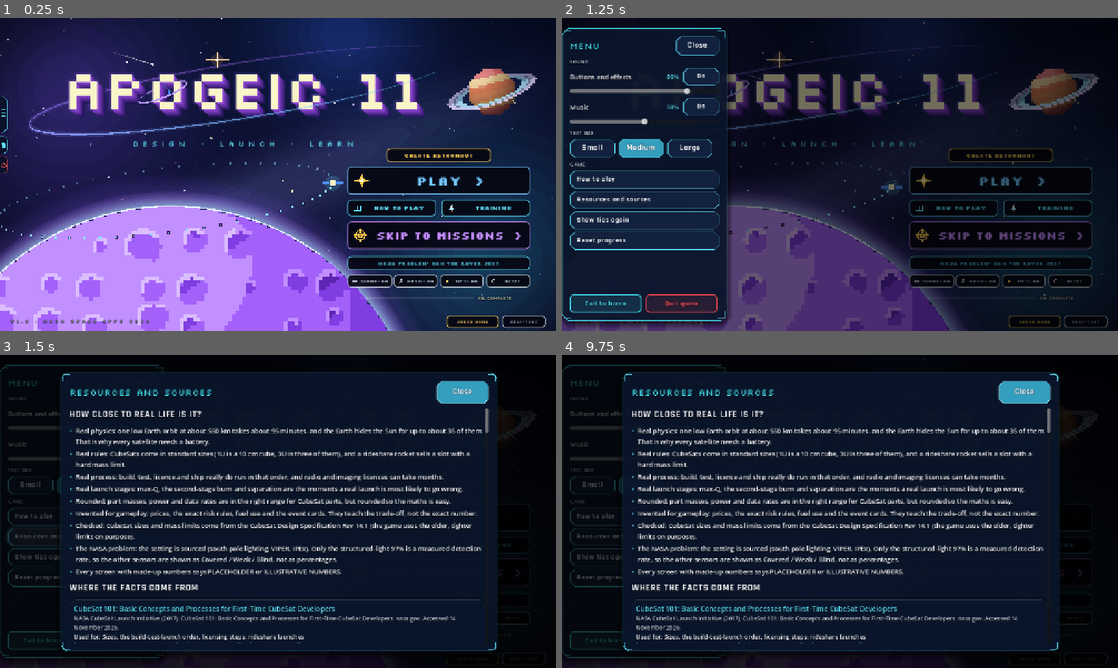
Above: before the commit, frames 1-4 (two rows, left to right).
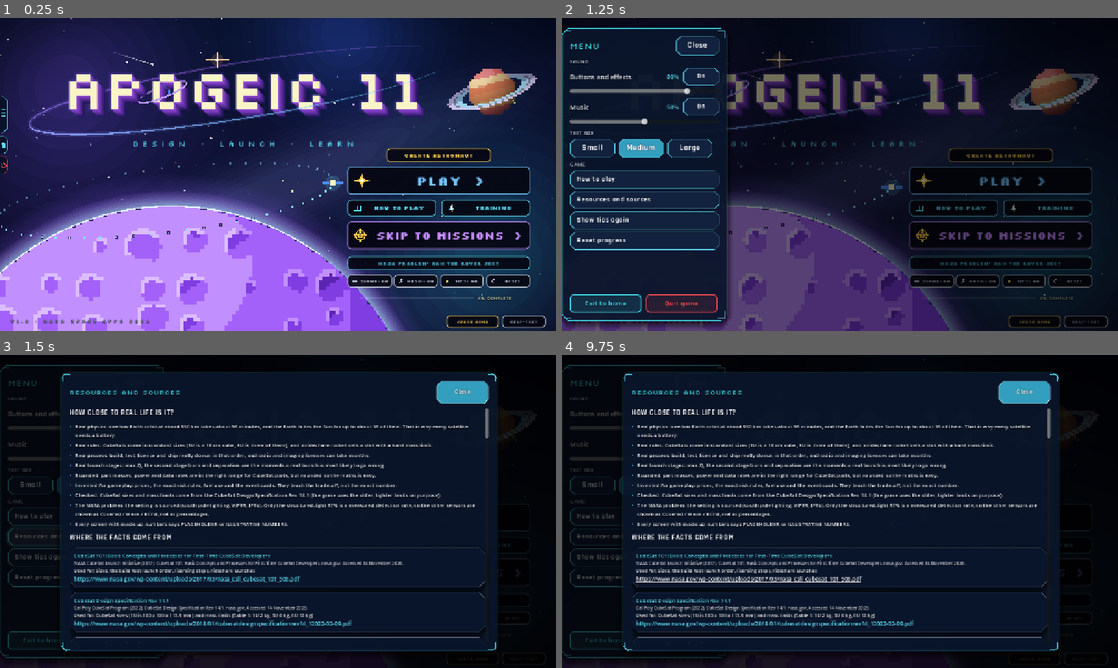
Above: after the commit, the same moments.

Repository: a77chand/apogeic
Game: Godot game, scene res://scenes/main.tscn
Two runs of this game, one before a commit and one after it. Both use one fixed random seed, a clock stepped at 60 frames per second and the inputs below.
Inputs (mouse positions are in pixels of both pictures, inside the frame that each line leads up to):
- Up to frame 1 (0.25 s): no input
- Up to frame 2 (1.25 s): click (567, 115) at 0.5 s
- Up to frame 3 (1.5 s): click "Resources and sources" at 1.25 s
- Up to frame 4 (9.75 s): click "Show tips again" at 2 s; click "Show tips again" at 2.75 s; click "Show tips again" at 3.5 s; click (567, 483) at 4.25 s; click "On" at 5 s; click "On" at 5.75 s; click "Small" at 6.5 s; click "Medium" at 7.25 s; click "Large" at 8 s; click "How to play" at 8.75 s; click "Reset progress" at 9.5 s

Frames 1-2 are identical in both runs. In frame 3, 16% of the frame differs, in the area x 12-88%, y 10-93%; in frame 4, 16%.

Commit message:
afdagndshg

Diff:
--- a/data/level1.json
+++ b/data/level1.json
@@ -33,10 +33,24 @@
     "medium_max_fraction": 0.9
   },
   "craft_values": {
-    "_note": "Earth Imager only: mass limit and most power the craft can make, per size, from the team's values sheet (Values.pdf). Data rate (19.6 / 125 / 125 kbps) is recorded but not used yet.",
-    "1u": {"mass_kg": 1.33, "power_w": 2.5, "data_kbps": 19.6},
-    "3u": {"mass_kg": 4.0, "power_w": 20.0, "data_kbps": 125.0},
-    "6u": {"mass_kg": 8.0, "power_w": 57.6, "data_kbps": 125.0}
+    "_note": "Earth Imager only, per CubeSat size. mass_kg, power_w (most power the craft can make) and data_kbps come from the team values sheet (Values.pdf); the weekly data goal scales with data_kbps. bus_power_w (1U) and budget_k (6U) are game placeholders so every size has a 3-star design.",
+    "1u": {
+      "mass_kg": 1.33,
+      "power_w": 2.5,
+      "data_kbps": 19.6,
+      "bus_power_w": 0.25
+    },
+    "3u": {
+      "mass_kg": 4.0,
+      "power_w": 20.0,
+      "data_kbps": 125.0
+    },
+    "6u": {
+      "mass_kg": 8.0,
+      "power_w": 57.6,
+      "data_kbps": 125.0,
+      "budget_k": 1300
+    }
   },
   "limits": {
     "mass_kg": 4.0,
@@ -187,7 +201,7 @@
   "concept_chips": [
     {
       "group": "Spacecraft",
-      "label": "Earth-observing satellite (about 816 kg)",
+      "label": "Imaging CubeSat (inspired by Landsat 1)",
       "state": "chosen",
       "why": ""
     },
@@ -240,10 +254,14 @@
     "ground2",
     "shielding"
   ],
-  "craft_kind": "satellite",
-  "craft_sizes": [],
+  "craft_kind": "cubesat",
+  "craft_sizes": [
+    "1u",
+    "3u",
+    "6u"
+  ],
   "satellite_class": {
-    "name": "Earth-observing satellite",
-    "real_mass": "about 816 kg"
+    "name": "Imaging CubeSat (inspired by Landsat 1)",
+    "real_mass": "1U, 3U or 6U"
   }
 }
--- a/scripts/core/craft.gd
+++ b/scripts/core/craft.gd
@@ -84,7 +84,35 @@
 		ops["goal_mb"] = snappedf(float(ops.get("goal_mb", 0.0)) * scale, 0.1)
 		ops["storage_mb"] = snappedf(float(ops.get("storage_mb", 0.0)) * scale, 0.1)
 		bus["power_use_w"] = float(bus.get("power_use_w", 0.0)) * scale
+	_apply_own_values(out, level, own)
 	return out
+
+
+## A mission's own numbers for this size (data/level1.json "craft_values"), applied last:
+##   bus_power_w  what the bare satellite uses
+##   budget_k     the money for this size
+##   data_kbps    how fast this size can send, compared with the 3U's: the weekly data goal
+##                scales with it (a 1U radio is far slower, so it is asked for less)
+static func _apply_own_values(out: Dictionary, level: Dictionary, own: Dictionary) -> void:
+	if own.is_empty():
+		return
+	if own.has("bus_power_w"):
+		(out["bus"] as Dictionary)["power_use_w"] = float(own["bus_power_w"])
+	if own.has("budget_k"):
+		(out["limits"] as Dictionary)["budget_k"] = float(own["budget_k"])
+	var base_kbps: float = float(((level.get("craft_values", {}) as Dictionary).get(BASE_ID, {}) as Dictionary).get("data_kbps", 0.0))
+	if own.has("data_kbps") and base_kbps > 0.0:
+		var k: float = float(own["data_kbps"]) / base_kbps
+		var base_ops: Dictionary = level.get("ops", {})
+		(out["ops"] as Dictionary)["goal_mb"] = snappedf(float(base_ops.get("goal_mb", 0.0)) * k, 0.1)
+		var base_reqs: Array = level.get("requirements", [])
+		var reqs: Array = out.get("requirements", [])
+		for i in range(reqs.size()):
+			var r: Dictionary = reqs[i]
+			if str(r.get("kind", "")) == "delivered_min":
+				var t: float = snappedf(float((base_reqs[i] as Dictionary).get("target", 0.0)) * k, 0.1)
+				r["target"] = t
+				r["text"] = "Deliver at least %s MB of %s per week" % [_clean(t), str(level.get("data_noun", "data"))]
 
 
 ## How much bigger or smaller than the 3U base this craft is (its mass limit over the base
--- a/scripts/screens/workshop.gd
+++ b/scripts/screens/workshop.gd
@@ -222,6 +222,9 @@
 		var part: Dictionary = GameState.parts[key]
 		var card: PanelContainer = PartCard.new()
 		card.call("setup", part)
+		# the tray is one row of fixed height: keep each card's text inside it at any text size
+		card.custom_minimum_size = Vector2(card.custom_minimum_size.x, 104.0)
+		card.ready.connect(UI.keep_text_inside.bind(card))
 		card.connect("clicked", _on_fit_any)
 		card.connect("hovered", _on_card_hover)
 		card.connect("unhovered", _rest_tip)
@@ -641,10 +644,11 @@
 
 ## Back to the briefing. This round's parts are lost, so ask first.
 func _on_back() -> void:
-	Confirm.ask(self, "Go back?", "Progress will be lost for this round. Do you still want to go back?", "Yes", _do_back)
+	Confirm.ask(self, "Go back?", "Progress will be lost for this round, and leaving in the middle of a mission costs 1 life (you have %d). Do you still want to go back?" % GameState.lives, "Yes (-1 life)", _do_back)
 
 
 func _do_back() -> void:
 	GameState.remember_design()   # "Bring back my last parts" can still fetch them
+	GameState.abandon_mission()   # leaving part-way costs a life, as in the menu
 	GameState.reset_mission()
 	GameState.go("briefing")
--- a/scripts/ui/film.gd
+++ b/scripts/ui/film.gd
@@ -234,7 +234,7 @@
 		var tw: float = small.get_string_size(text, HORIZONTAL_ALIGNMENT_LEFT, -1, 18).x
 		_c.draw_string(small, Vector2(mid.x - tw * 0.5, mid.y + 38.0), text, HORIZONTAL_ALIGNMENT_LEFT, -1, 18, Color(color, k))
 		return
-	var font: Font = UI.pixel_font()
+	var font: Font = UI.display_font()
 	var fs: int = 44
 	var w: float = font.get_string_size(text, HORIZONTAL_ALIGNMENT_LEFT, -1, fs).x
 	while w > SCREEN.size.x - 80.0 and fs > 16:
@@ -363,7 +363,7 @@
 		var k: float = clampf((_t - 4.0) * 4.0, 0.0, 1.0)
 		_c.draw_set_transform(r.get_center() + Vector2(0, 30), -0.25, Vector2.ONE * lerpf(2.0, 1.0, k))
 		_c.draw_rect(Rect2(-190, -40, 380, 80), Color(UI.C_RED, 0.9 * k), false, 6.0)
-		_c.draw_string(UI.pixel_font(), Vector2(-170, 18), "CANCELLED", HORIZONTAL_ALIGNMENT_LEFT, -1, 50, Color(UI.C_RED, k))
+		_c.draw_string(UI.display_font(), Vector2(-170, 18), "CANCELLED", HORIZONTAL_ALIGNMENT_LEFT, -1, 50, Color(UI.C_RED, k))
 		_c.draw_set_transform(Vector2.ZERO)
 
 
--- a/scripts/ui/sprites.gd
+++ b/scripts/ui/sprites.gd
@@ -169,6 +169,13 @@
 func _earth(c: Vector2, r: float) -> void:
 	for i in range(6):  # soft atmosphere glow
 		draw_circle(c, r * (1.16 - 0.025 * float(i)), Color(0.35, 0.65, 1.0, 0.045 + 0.012 * float(i)))
+	# the team's Earth drawing, when it is there
+	var tex: Texture2D = _art("res://art/backgrounds/earth_dark.png")
+	if tex != null:
+		var k: float = (r * 2.0) / float(maxi(tex.get_width(), tex.get_height()))
+		var sz: Vector2 = Vector2(tex.get_width(), tex.get_height()) * k
+		draw_texture_rect(tex, Rect2(c - sz * 0.5, sz), false)
+		return
 	draw_circle(c, r, OCEAN)
 	var land: Array = [
 		[Vector2(-0.55, -0.25), Vector2(-0.30, -0.50), Vector2(-0.05, -0.40), Vector2(-0.12, -0.15), Vector2(-0.30, 0.05), Vector2(-0.50, 0.00)],
--- a/scripts/ui/ui.gd
+++ b/scripts/ui/ui.gd
@@ -451,7 +451,56 @@
 	p.add_theme_stylebox_override("panel", sb)
 	if margin >= 12.0:
 		p.draw.connect(_brackets.bind(p))
+	p.ready.connect(keep_text_inside.bind(p))
 	return p
+
+
+## A fixed-size panel whose text no longer fits (large text size, or a long line that wraps)
+## would spill over the panel's edge. This shrinks the text inside it one step at a time until
+## it fits, never below MIN_FIT_SCALE of its size. Panels without a fixed height are left alone.
+const MIN_FIT_SCALE: float = 0.78
+
+
+static func keep_text_inside(p: Control) -> void:
+	for attempt in range(12):
+		await p.get_tree().process_frame
+		if not is_instance_valid(p) or not p.is_inside_tree():
+			return
+		var want: float = p.custom_minimum_size.y
+		if want <= 0.0:
+			return   # this panel grows with its content, so nothing can spill
+		var need: float = 0.0
+		for c in p.get_children():
+			if c is Control and (c as Control).visible:
+				need = maxf(need, (c as Control).get_combined_minimum_size().y)
+		var sb: StyleBox = p.get_theme_stylebox("panel")
+		if sb != null:
+			need += sb.get_minimum_size().y
+		if need <= want + 0.5:
+			if p.size.y > want + 0.5:
+				p.size = Vector2(p.size.x, want)
+			return
+		if not _shrink_text(p):
+			return   # everything is already as small as allowed
+
+
+## Makes every label and button text under the node one pixel smaller (down to MIN_FIT_SCALE of its
+## first size). Returns false when nothing could shrink any more.
+static func _shrink_text(n: Node) -> bool:
+	var changed: bool = false
+	for c in n.get_children():
+		if c is Label or c is Button:
+			var ctl: Control = c
+			var now: int = ctl.get_theme_font_size("font_size")
+			if not ctl.has_meta("fit_base"):
+				ctl.set_meta("fit_base", now)
+			var floor_size: int = maxi(9, int(round(float(ctl.get_meta("fit_base")) * MIN_FIT_SCALE)))
+			if now > floor_size:
+				ctl.add_theme_font_size_override("font_size", now - 1)
+				changed = true
+		if _shrink_text(c):
+			changed = true
+	return changed
 
 
 ## A sci-fi panel: cut corners, a soft neon edge, a few circuit-style details (a tab on
@@ -466,6 +515,7 @@
 	sb.content_margin_bottom = margin
 	p.add_theme_stylebox_override("panel", sb)
 	p.draw.connect(_neon.bind(p, color))
+	p.ready.connect(keep_text_inside.bind(p))
 	return p
 
 
--- a/tests/mission_check.gd
+++ b/tests/mission_check.gd
@@ -1,6 +1,7 @@
 ## Checks every mission, for every craft size it offers:
 ##   1. some set of the parts offered in its tray earns 3 stars (events ignored), and
-##   2. no two missions share the same cheapest 3-star design (each mission is its own puzzle).
+##   2. no two missions share the same cheapest 3-star design at their main size (3U where offered),
+##      so each mission is its own puzzle.
 ## Prints each mission's best design. Slow (tries every combination).
 ##   godot --headless --path . -s tests/mission_check.gd
 extends SceneTree
@@ -77,7 +78,7 @@
 			print("%-8s %-3s %-22s best: %s" % [id, str(size), str(base.get("name", "")), best_key if best_key != "" else "NONE"])
 			if best_key == "":
 				problems.append("%s %s has no 3-star design" % [id, size])
-			elif str(size) == str(sizes[sizes.size() - 1]):
+			elif str(size) == ("3u" if sizes.has("3u") else str(sizes[sizes.size() - 1])):   # each mission's main size
 				if best_designs.has(best_key):
 					problems.append("%s and %s have the same best design" % [id, str(best_designs[best_key])])
 				best_designs[best_key] = str(id)
Not shown, changed: docs/ARCHITECTURE.pdf
Not shown, added: docs/DEMO_WINNING_DESIGNS.pdf
